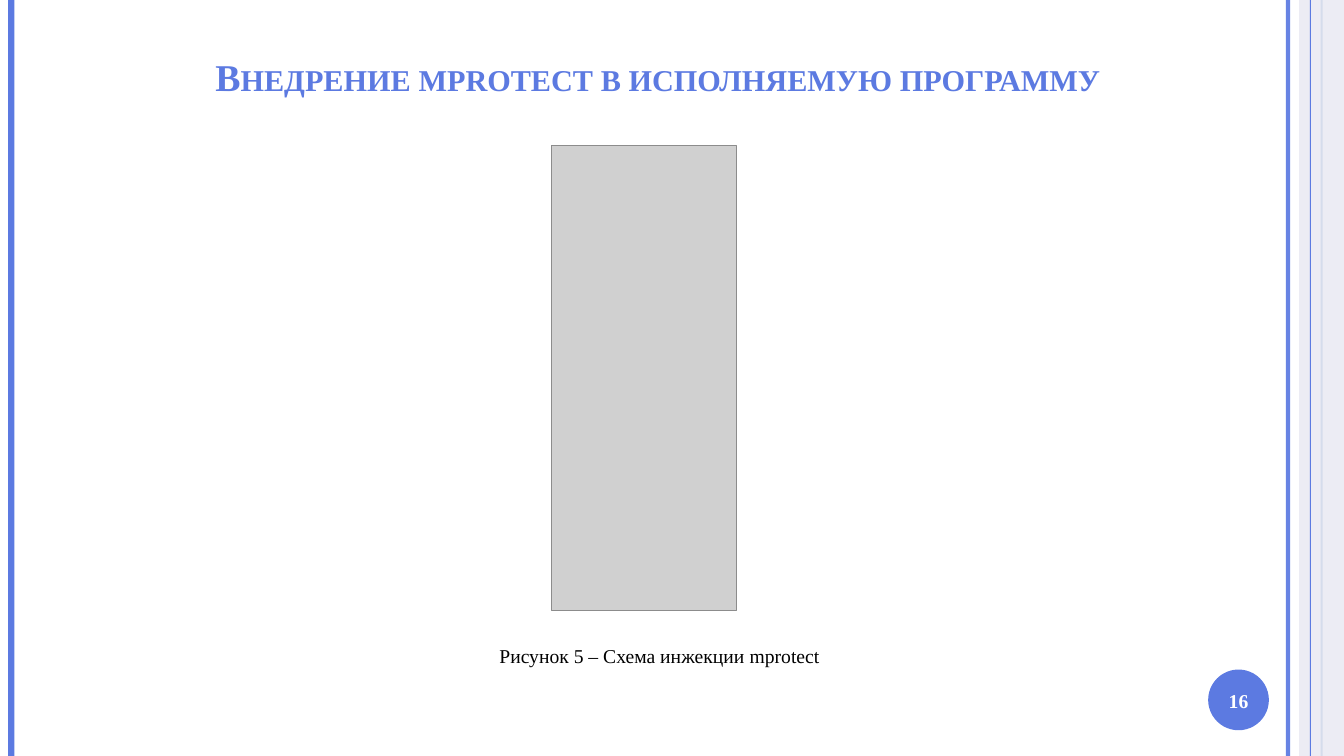
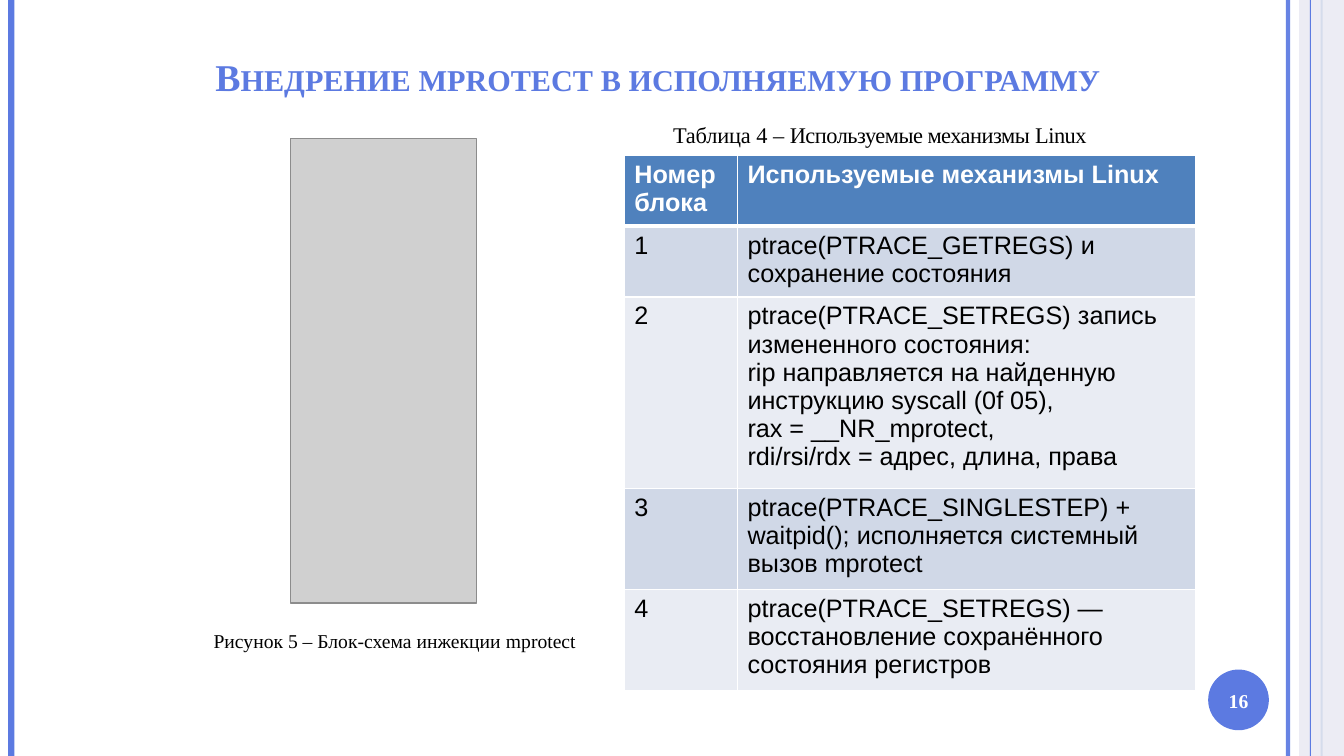
Before and after one commit to HotHeadd/nir_mephi, a slide deck: slide 16 of part2/Презентация.pptx. Drawn at 1344x756 pixels with LibreOffice and Linux fonts; fonts in the diff are those of the drawing; grey boxes stand for pictures; background and template pictures are left out. Boxes give left, top, right and bottom in pixels: in the first picture for what was removed or moved away, otherwise in the second. Text is boxed around its words. In the diff, an @@ line names an element or a change of style, - is before the commit and + after.

```diff
--- a/part2/Презентация.pptx
+++ b/part2/Презентация.pptx
@@ picture: place and size @@
-picture at [552, 146, 737, 611]
+picture at [291, 139, 477, 604]
@@ text added at [673, 127, 1086, 148], 16 pt, text #000000 @@
+Таблица 4 – Используемые механизмы Linux
@@ table added at [624, 156, 1196, 691], 5 rows, 2 columns @@
+Номер блока | Используемые механизмы Linux
+1 | ptrace(PTRACE_GETREGS) и сохранение состояния
+2 | ptrace(PTRACE_SETREGS) запись измененного состояния: / rip направляется на найденную инструкцию syscall (0f 05), / rax = __NR_mprotect, / rdi/rsi/rdx = адрес, длина, права
+3 | ptrace(PTRACE_SINGLESTEP) + waitpid(); исполняется системный вызов mprotect
+4 | ptrace(PTRACE_SETREGS) — восстановление сохранённого состояния регистров
@@ text at [214, 635, 576, 653]: text changed @@
-Рисунок 5 – Схема инжекции mprotect
+Рисунок 5 – Блок-схема инжекции mprotect
```
Also in this commit, not shown: 7 other slides changed, 4 other files.
